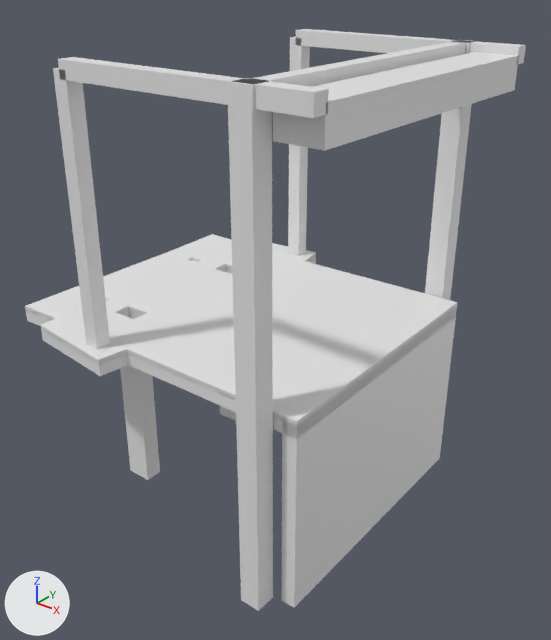
The glTF model models/alphen-aan-den-rijn/alphen-aan-den-rijn-rijnhavenbrug/alphen-aan-den-rijn-rijnhavenbrug.glb, before and after one commit.
The view is the same before and after, from a 50 mm lens placed at (27.8, -31.7, 21.0), pointed at (2.4, 0.1, 1.3). The axes (+X, +Y, +Z) are drawn at lower left. The lights are the same throughout. The older version comes first.

In view in the first picture: 'building:balans', 'building:balans 2', 'building:contragewicht', 'building:hamei', 'building:hamei 2', 'building:hangstang', 'building:hangstang 2', 'building:pijler', 'building:portaal', 'road:fietspad', 'road:fietspad 3', 'road:fietspad 4', 'road:landhoofd', 'road:rijbaan lokale weg', 'road:rijbaan lokale weg 2' and 7 more.
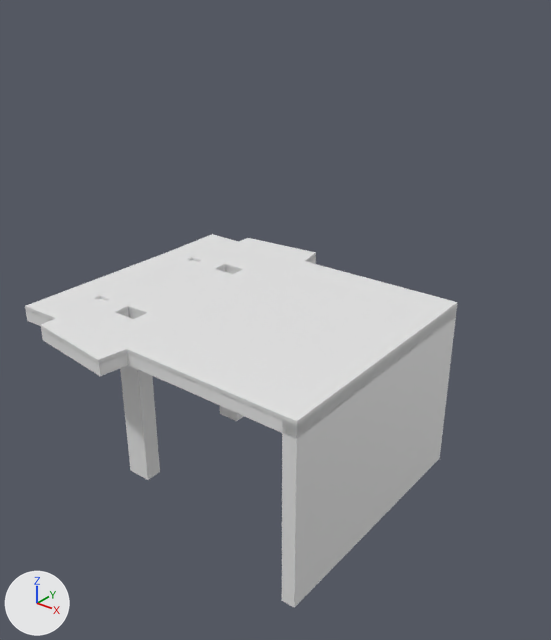
Diff of the bpy script that builds the scene:
```diff
--- a/models/alphen-aan-den-rijn/alphen-aan-den-rijn-rijnhavenbrug/alphen-aan-den-rijn-rijnhavenbrug.glb.py
+++ b/models/alphen-aan-den-rijn/alphen-aan-den-rijn-rijnhavenbrug/alphen-aan-den-rijn-rijnhavenbrug.glb.py
@@ ob_building_hamei @@
-ob_building_hamei = bpy.data.objects.new('building:hamei', me_hamei)
-ob_building_hamei.location = (0.0, 0.0, 0.0)
@@ ob_building_hamei_2 @@
-ob_building_hamei_2 = bpy.data.objects.new('building:hamei 2', me_hamei_2)
-ob_building_hamei_2.location = (0.0, 0.0, 0.0)
@@ ob_building_portaal @@
-ob_building_portaal = bpy.data.objects.new('building:portaal', me_portaal)
-ob_building_portaal.location = (0.0, 0.0, 0.0)
@@ ob_building_balans @@
-ob_building_balans = bpy.data.objects.new('building:balans', me_balans)
-ob_building_balans.location = (0.0, 0.0, 0.0)
@@ ob_building_hangstang @@
-ob_building_hangstang = bpy.data.objects.new('building:hangstang', me_hangstang)
-ob_building_hangstang.location = (0.0, 0.0, 0.0)
@@ ob_building_balans_2 @@
-ob_building_balans_2 = bpy.data.objects.new('building:balans 2', me_balans_2)
-ob_building_balans_2.location = (0.0, 0.0, 0.0)
@@ ob_building_hangstang_2 @@
-ob_building_hangstang_2 = bpy.data.objects.new('building:hangstang 2', me_hangstang_2)
-ob_building_hangstang_2.location = (0.0, 0.0, 0.0)
@@ ob_building_contragewicht @@
-ob_building_contragewicht = bpy.data.objects.new('building:contragewicht', me_contragewicht)
-ob_building_contragewicht.location = (0.0, 0.0, 0.0)
```

Changed parts and their boxes (x1, y1, x2, y2) in the pictures (551 x 640 px):
'building:hamei 2', deleted: before (227, 78, 273, 611)
'building:contragewicht', deleted: before (273, 52, 519, 151)
'building:hangstang 2', deleted: before (53, 68, 110, 349)
'building:balans 2', deleted: before (58, 57, 329, 118)
'building:hamei', deleted: before (425, 40, 479, 300)
'building:portaal', deleted: before (244, 41, 467, 87)
'building:balans', deleted: before (296, 29, 526, 65)
'building:hangstang', deleted: before (288, 36, 310, 256)
